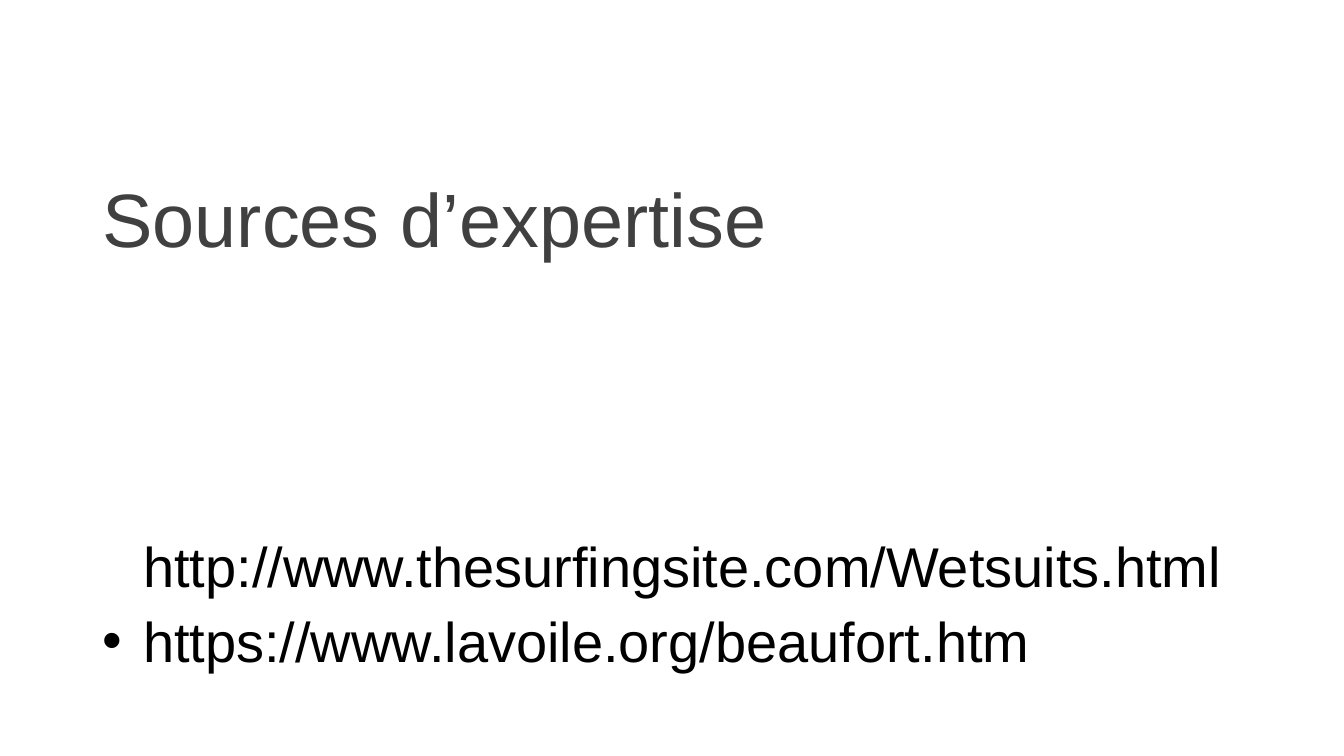
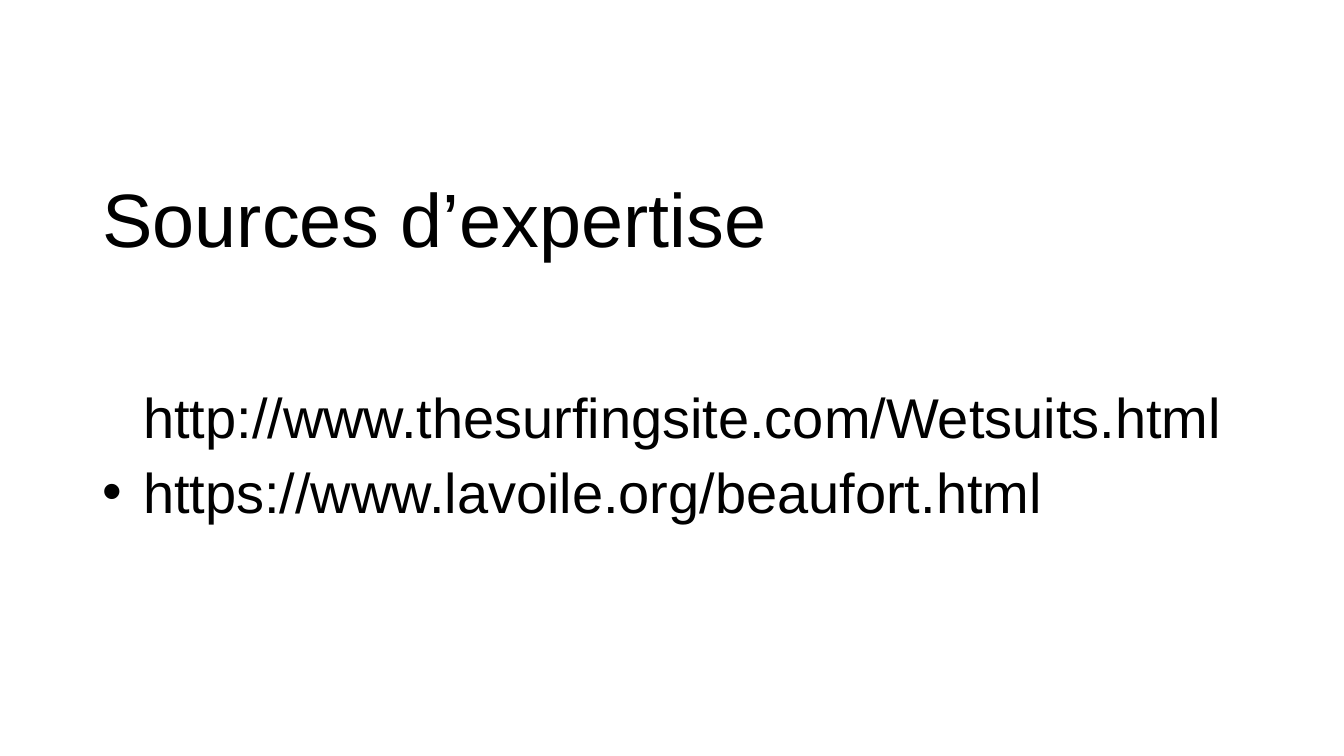
Before and after one commit to anthonygal/AI_Surf_Expert_System, a slide deck: slide 3 of Soutenance_Projet.pptx. Drawn at 1344x756 pixels with LibreOffice and Linux fonts; fonts in the diff are those of the drawing; background and template pictures are left out. Boxes give left, top, right and bottom in pixels: in the first picture for what was removed or moved away, otherwise in the second. Text is boxed around its words. In the diff, an @@ line names an element or a change of style, - is before the commit and + after.

```diff
--- a/Soutenance_Projet.pptx
+++ b/Soutenance_Projet.pptx
@@ title "Sources d’expertise" at bbox=[102, 192, 766, 261]: text colour #404040 to #000000 @@
@@ text at bbox=[143, 397, 1221, 522]: paragraphs added @@
+• Internet :
+• http://www.thesurfingsite.com/Wetsuits.html
+• https://www.lavoile.org/beaufort.html
@@ text at bbox=[143, 546, 1221, 671]: paragraphs removed @@
-• Internet :
-• http://www.thesurfingsite.com/Wetsuits.html
-• https://www.lavoile.org/beaufort.htm
```
Also in this commit, not shown: 2 other slides changed, 7 slides added, 2 slides removed, 4 other files.
